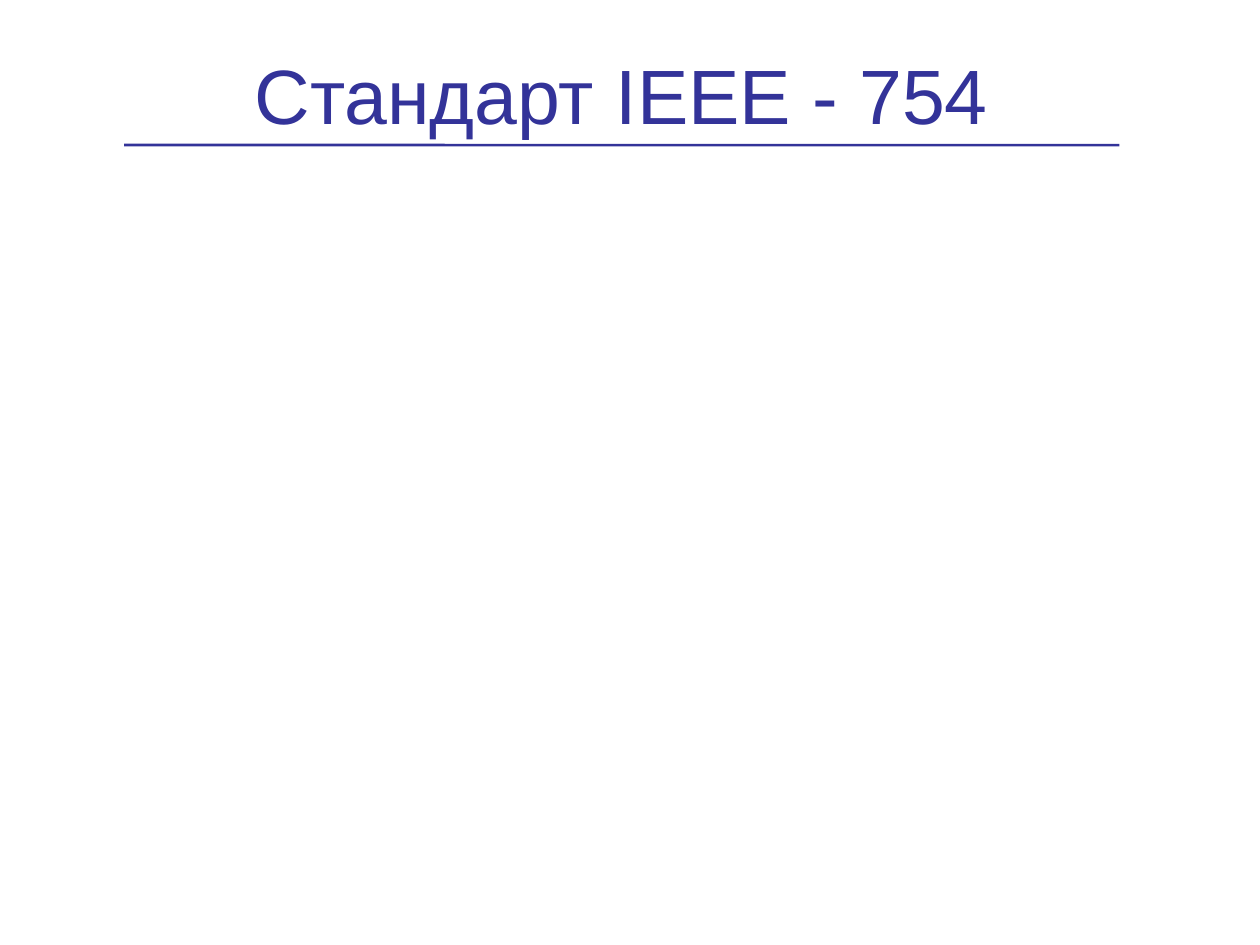
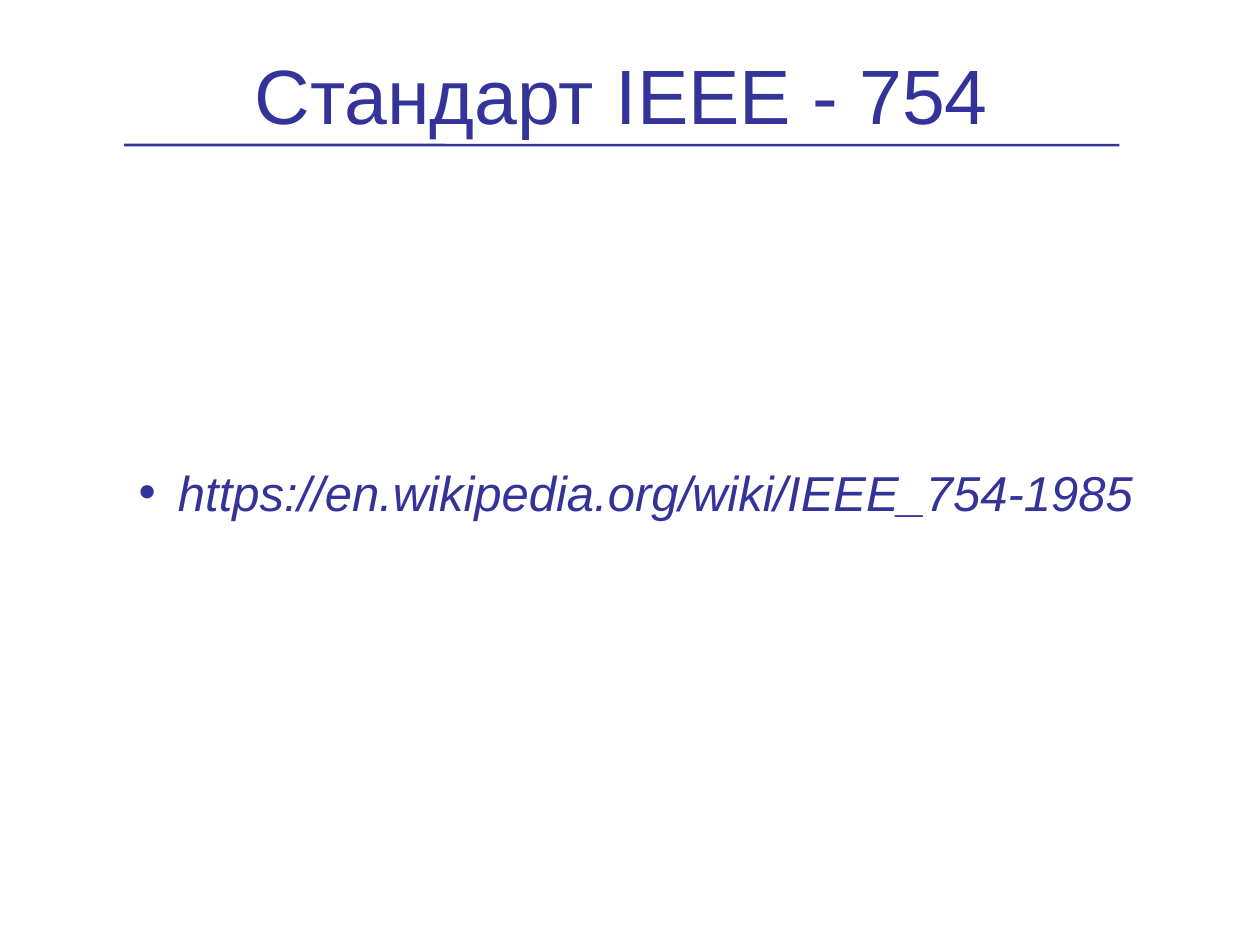
Before and after one commit to vpeevski/academy, a slide deck: slide 16 of Presentations/NumericalSystems/PredstavqneNaChislata.ppt (slide 13 before the commit). Drawn at 1260x945 pixels with LibreOffice and Linux fonts; fonts in the diff are those of the drawing; background and template pictures are left out. Boxes give left, top, right and bottom in pixels: in the first picture for what was removed or moved away, otherwise in the second. Text is boxed around its words. In the diff, an @@ line names an element or a change of style, - is before the commit and + after.

Commit message:
Numbers rep lection done - without IEEE-754

```diff
--- a/Presentations/NumericalSystems/PredstavqneNaChislata.ppt
+++ b/Presentations/NumericalSystems/PredstavqneNaChislata.ppt
@@ text added at (178, 475, 1133, 521), 28 pt, text #333399, italic @@
+  • https://en.wikipedia.org/wiki/IEEE_754-1985
```
Also in this commit, not shown: 2 other slides changed, 3 slides added.
